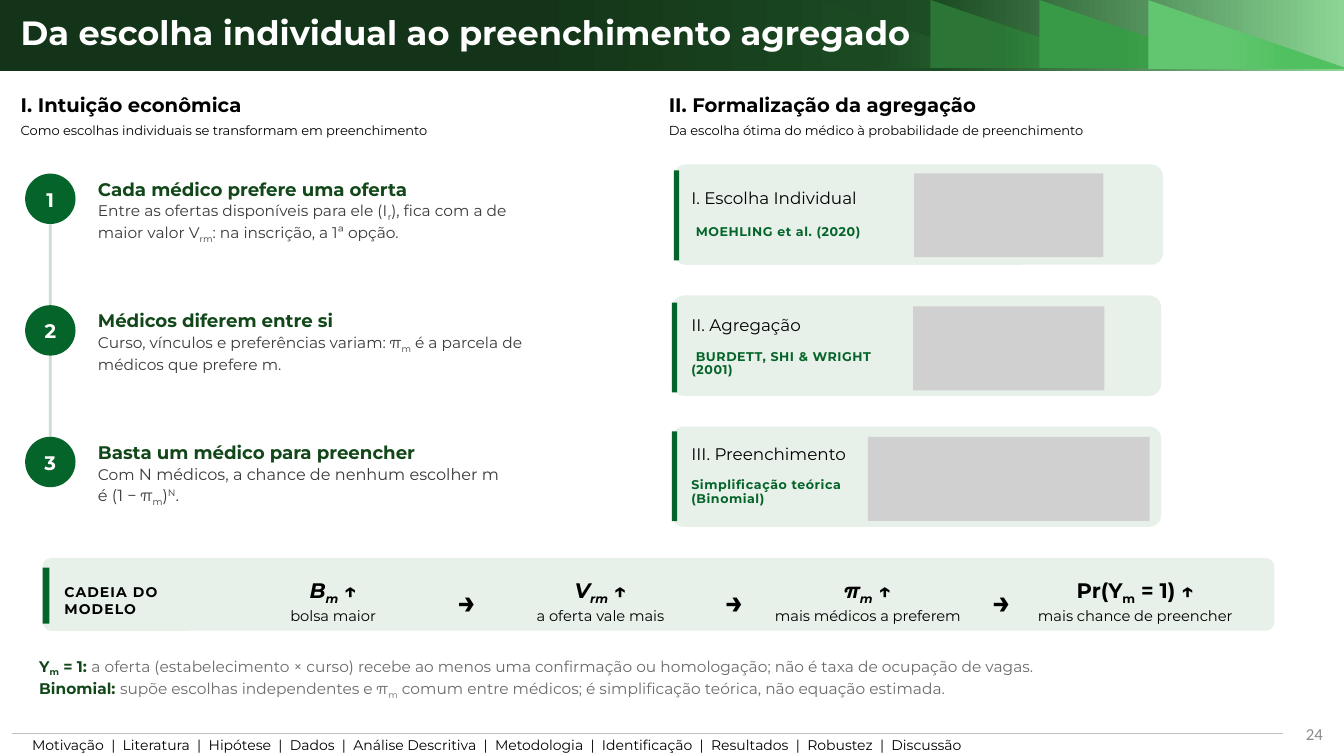
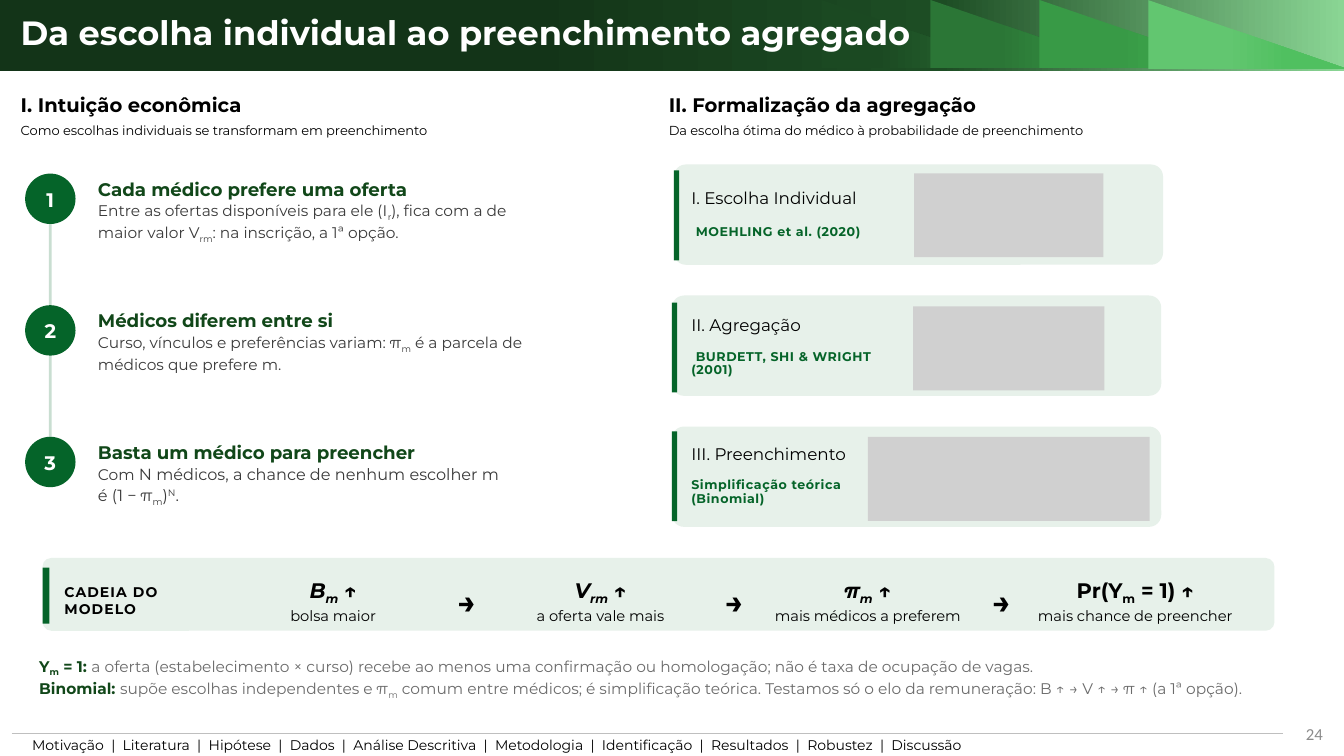
Before and after one commit to ka1victor/impact-eval-health-econ-pmme, a slide deck: slide 24 of output/apresentacao_banca_final/deck_banca_final.pptx. Drawn at 1344x756 pixels with LibreOffice and Linux fonts; fonts in the diff are those of the drawing; grey boxes stand for pictures; background and template pictures are left out. Boxes give left, top, right and bottom in pixels: in the first picture for what was removed or moved away, otherwise in the second. Text is boxed around its words. In the diff, an @@ line names an element or a change of style, - is before the commit and + after.

```diff
--- a/output/apresentacao_banca_final/deck_banca_final.pptx
+++ b/output/apresentacao_banca_final/deck_banca_final.pptx
@@ text at (39,682,1242,698): text changed @@
-Binomial: supõe escolhas independentes e πm comum entre médicos; é simplificação teórica, não equação estimada.
+Binomial: supõe escolhas independentes e πm comum entre médicos; é simplificação teórica. Testamos só o elo da remuneração: B ↑ → V ↑ → π ↑ (a 1ª opção).
```
Also in this commit, not shown: 4 other slides changed, 8 other files.
